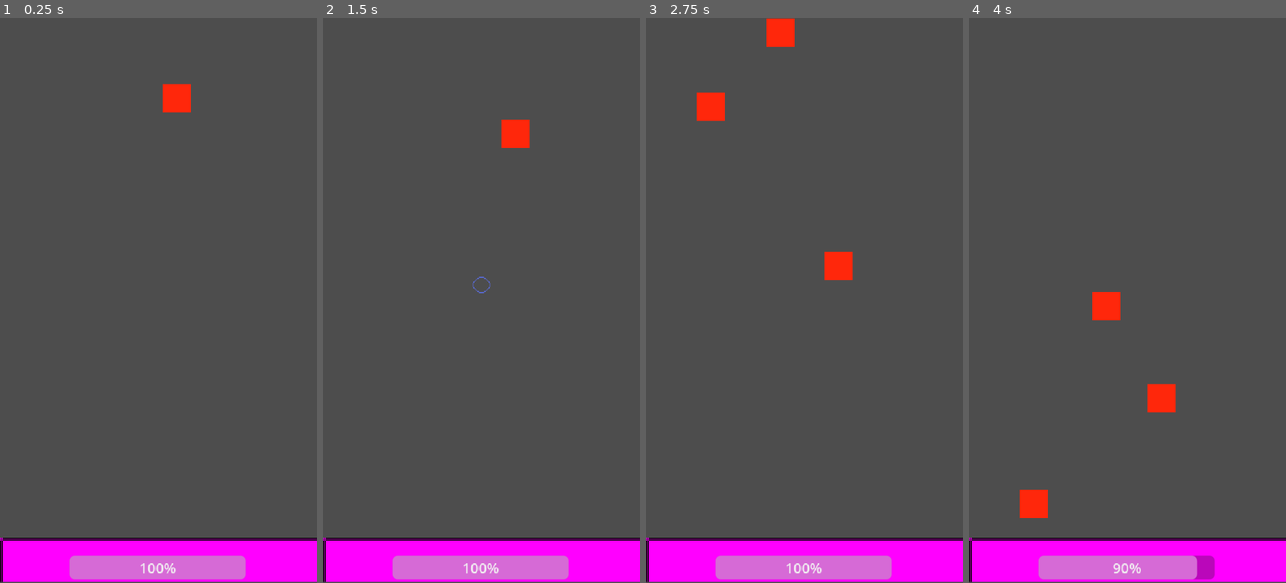
Above: before the commit, frames 1-4 (left to right).
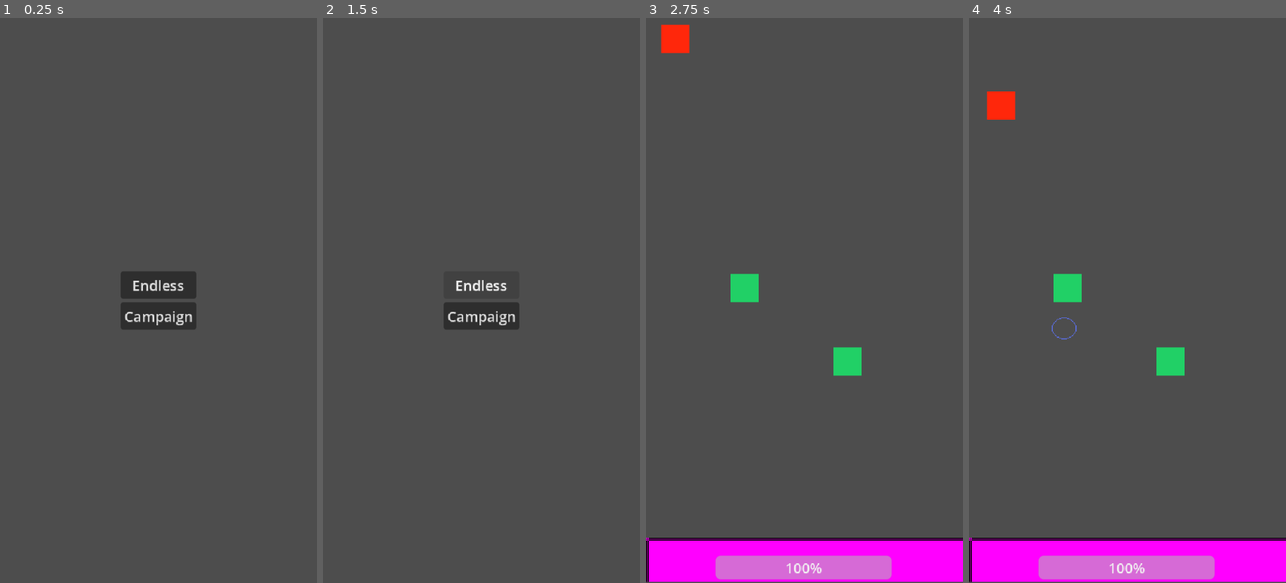
Above: after the commit, the same moments.

Repository: Mholliday6611/giant-siege
Game: Godot game, scene res://scenes/main_menu.tscn
The game is run twice, just before and just after one commit, with the same random seed, the same clock (stepped at 60 frames per second) and the same inputs. Before the commit the project starts from res://scenes/game_world.tscn.
Inputs (mouse positions are in pixels of both pictures, inside the frame that each line leads up to):
- Up to frame 1 (0.25 s): no input
- Up to frame 2 (1.5 s): click (481, 283) at 0.5 s, where only the run after the commit has a clickable "Endless"; click (481, 283) at 1.25 s, where only the run after the commit has a clickable "Endless"
- Up to frame 3 (2.75 s): click (804, 317) at 2 s, where only the run after the commit has a clickable "Campaign"
- Up to frame 4 (4 s): move the mouse to (1197, 272) at 2.77 s; press the mouse at (1197, 272) at 2.78 s; move the mouse to (1064, 328) at 3.52 s; release the mouse at (1064, 328) at 3.53 s; click (1064, 328) at 3.6 s

The runs differ from the first frame. In frame 1, 10% of the frame differs, in the area x 0-100%, y 11-100%; in frame 2, 9.6%; in frame 3, 2.7%; in frame 4, 3.2%.

Commit message:
Testing dragging on mobile, added draggable citizen, pathing for enemies

Diff:
--- a/enemy_spawner.gd
+++ /dev/null
@@ -1,36 +0,0 @@
-extends Area2D
-
-@export var enemy_scene: PackedScene = preload("res://scenes/enemy.tscn")
-#@export var enemy_amount = 5
-@onready var collision_shape: CollisionShape2D = $CollisionShape2D
-var should_spawn = true
-
-func _physics_process(delta: float) -> void:
-	if should_spawn:
-		should_spawn = false
-		spawn_enemy()
-
-func spawn_enemy():
-	if not enemy_scene or not collision_shape.shape is RectangleShape2D:
-		return
-	# 1. Get the rectangle extents and center
-	var shape: RectangleShape2D = collision_shape.shape as RectangleShape2D
-	var extents: Vector2 = shape.size / 2
-	var center: Vector2 = collision_shape.global_position
-	print(center)
-	print(extents)
-	# 2. Calculate a random position inside the Area2D
-	var random_x = randf_range(-extents.x, extents.x)
-	var random_y = randf_range(-extents.y, extents.y)
-	var spawn_pos = center + Vector2(random_x, random_y)
-	print(spawn_pos)
-	# 3. Instantiate and place the enemy
-	var enemy_instance = enemy_scene.instantiate()
-	var enemy_speed = randi_range(1,8)
-	enemy_instance.SPEED = enemy_speed
-	enemy_instance.global_position = spawn_pos
-	# Add to scene (use call_deferred if spawning during physics processing)
-	get_parent().add_child(enemy_instance)
-	var delay = randf_range(.1,2)
-	await get_tree().create_timer(delay).timeout
-	should_spawn = true
--- a/project.godot
+++ b/project.godot
@@ -11,7 +11,7 @@
 [application]
 
 config/name="GiantSiege"
-run/main_scene="uid://o0j36srxjy86"
+run/main_scene="uid://cxt6arccdlqoc"
 config/features=PackedStringArray("4.6", "GL Compatibility")
 config/icon="res://icon.svg"
 
--- /dev/null
+++ b/scenes/Levels/Level1/level_1.tscn
@@ -0,0 +1,15 @@
+[gd_scene format=3 uid="uid://cqvtf7iahw6pd"]
+
+[ext_resource type="PackedScene" uid="uid://o0j36srxjy86" path="res://scenes/game_world.tscn" id="1_dcdww"]
+[ext_resource type="PackedScene" uid="uid://tyefx43gyss4" path="res://scenes/citizen.tscn" id="2_k7a52"]
+
+[node name="Level1" type="Node2D" unique_id=406393790]
+
+[node name="GameWorld" parent="." unique_id=404435621 instance=ExtResource("1_dcdww")]
+waves = 2
+
+[node name="Citizen" parent="." unique_id=1736395255 instance=ExtResource("2_k7a52")]
+position = Vector2(112, 306)
+
+[node name="Citizen2" parent="." unique_id=2124501810 instance=ExtResource("2_k7a52")]
+position = Vector2(229, 389)
--- /dev/null
+++ b/scenes/Levels/Level1/waves/wave_1.tscn
@@ -0,0 +1,25 @@
+[gd_scene format=3 uid="uid://bm5j1673dqqp3"]
+
+[ext_resource type="Script" uid="uid://cvyvem5j583wv" path="res://scripts/classes/wave.gd" id="1_jpu3k"]
+[ext_resource type="PackedScene" uid="uid://dd11vde02imou" path="res://scenes/enemy.tscn" id="2_mqc0x"]
+
+[sub_resource type="Curve2D" id="Curve2D_jpu3k"]
+_data = {
+"points": PackedVector2Array(0, 0, 0, 0, 0, 17, 0, 0, 0, 0, 8, 182)
+}
+point_count = 2
+
+[node name="Wave1" type="Node2D" unique_id=847375866]
+script = ExtResource("1_jpu3k")
+metadata/_custom_type_script = "uid://cvyvem5j583wv"
+
+[node name="Enemies" type="Node" parent="." unique_id=87890856]
+
+[node name="Path2D" type="Path2D" parent="Enemies" unique_id=1017175576]
+position = Vector2(32, -16)
+curve = SubResource("Curve2D_jpu3k")
+
+[node name="Enemy" parent="Enemies" unique_id=374857170 node_paths=PackedStringArray("path_node") instance=ExtResource("2_mqc0x")]
+position = Vector2(32, -16)
+SPEED = 1
+path_node = NodePath("../Path2D")
--- /dev/null
+++ b/scenes/Levels/Level1/waves/wave_2.tscn
@@ -0,0 +1,15 @@
+[gd_scene format=3 uid="uid://cwt5uafv0hy4k"]
+
+[ext_resource type="PackedScene" uid="uid://dd11vde02imou" path="res://scenes/enemy.tscn" id="1_g7bnk"]
+[ext_resource type="Script" uid="uid://cvyvem5j583wv" path="res://scripts/classes/wave.gd" id="1_qmh8p"]
+
+[node name="Wave2" type="Node2D" unique_id=2136882068]
+script = ExtResource("1_qmh8p")
+metadata/_custom_type_script = "uid://cvyvem5j583wv"
+
+[node name="Enemies" type="Node" parent="." unique_id=2059945169]
+
+[node name="Enemy" parent="Enemies" unique_id=374857170 node_paths=PackedStringArray("path_node") instance=ExtResource("1_g7bnk")]
+position = Vector2(156, -15)
+SPEED = 1
+path_node = NodePath("")
--- /dev/null
+++ b/scenes/citizen.tscn
@@ -0,0 +1,54 @@
+[gd_scene format=3 uid="uid://tyefx43gyss4"]
+
+[ext_resource type="Script" uid="uid://csk1pnelj4u1n" path="res://scripts/citizen.gd" id="1_ae6px"]
+[ext_resource type="Script" uid="uid://dxftpm8o6ya47" path="res://scripts/classes/hurtbox.gd" id="2_dxyr4"]
+[ext_resource type="Script" uid="uid://yutairqi0jer" path="res://scripts/components/health_component.gd" id="3_0c1wn"]
+[ext_resource type="Script" uid="uid://eyl5cjwlrry6" path="res://scripts/classes/grab_box.gd" id="4_dxyr4"]
+
+[sub_resource type="RectangleShape2D" id="RectangleShape2D_a8kvq"]
+size = Vector2(32, 32)
+
+[sub_resource type="RectangleShape2D" id="RectangleShape2D_0c1wn"]
+size = Vector2(33, 32)
+
+[node name="Citizen" type="Node2D" unique_id=1736395255]
+script = ExtResource("1_ae6px")
+
+[node name="ColorRect" type="ColorRect" parent="." unique_id=489691395]
+anchors_preset = 8
+anchor_left = 0.5
+anchor_top = 0.5
+anchor_right = 0.5
+anchor_bottom = 0.5
+offset_left = -16.0
+offset_top = -16.0
+offset_right = 16.0
+offset_bottom = 16.0
+grow_horizontal = 2
+grow_vertical = 2
+color = Color(0.12941177, 0.8156863, 0.4, 1)
+
+[node name="HurtBox" type="Area2D" parent="." unique_id=934198007 node_paths=PackedStringArray("health_component")]
+collision_mask = 2
+script = ExtResource("2_dxyr4")
+health_component = NodePath("../HealthComponent")
+metadata/_custom_type_script = "uid://dxftpm8o6ya47"
+
+[node name="CollisionShape2D" type="CollisionShape2D" parent="HurtBox" unique_id=2112320528]
+shape = SubResource("RectangleShape2D_a8kvq")
+
+[node name="HealthComponent" type="Node" parent="." unique_id=2005282222]
+script = ExtResource("3_0c1wn")
+metadata/_custom_type_script = "uid://yutairqi0jer"
+
+[node name="GrabBox" type="Area2D" parent="." unique_id=793652978]
+collision_layer = 4
+collision_mask = 4
+script = ExtResource("4_dxyr4")
+metadata/_custom_type_script = "uid://eyl5cjwlrry6"
+
+[node name="CollisionShape2D" type="CollisionShape2D" parent="GrabBox" unique_id=319052757]
+shape = SubResource("RectangleShape2D_0c1wn")
+
+[connection signal="enter_grab_mode" from="GrabBox" to="." method="_on_grab_box_enter_grab_mode"]
+[connection signal="exit_grab_mode" from="GrabBox" to="." method="_on_grab_box_exit_grab_mode"]
--- a/scenes/enemy_spawner.tscn
+++ b/scenes/enemy_spawner.tscn
@@ -1,8 +1,5 @@
 [gd_scene format=3 uid="uid://e27ubdi7p8sy"]
-
-[ext_resource type="Script" uid="uid://d1lmpd05kyot5" path="res://enemy_spawner.gd" id="1_ks1gq"]
 
 [node name="EnemySpawner" type="Area2D" unique_id=1484531503]
 collision_layer = 4
 collision_mask = 4
-script = ExtResource("1_ks1gq")
--- a/scenes/game_world.gd
+++ /dev/null
@@ -1,19 +0,0 @@
-extends Node2D
-
-@onready var gamve_over_ui: CenterContainer = $GamveOverUI
-
-# Called when the node enters the scene tree for the first time.
-func _ready() -> void:
-	GameManager.gameover.connect(trigger_gameover)
-
-
-# Called every frame. 'delta' is the elapsed time since the previous frame.
-func _process(delta: float) -> void:
-	pass
-
-func trigger_gameover():
-	gamve_over_ui.visible = true
-
-
-func _on_button_pressed() -> void:
-	GameManager.handle_game_reset()
--- a/scenes/game_world.tscn
+++ b/scenes/game_world.tscn
@@ -1,7 +1,7 @@
 [gd_scene format=3 uid="uid://o0j36srxjy86"]
 
 [ext_resource type="PackedScene" uid="uid://dqrok77spng11" path="res://scenes/player.tscn" id="1_47u71"]
-[ext_resource type="Script" uid="uid://ul77pyca3bmt" path="res://scenes/game_world.gd" id="1_ywgp6"]
+[ext_resource type="Script" uid="uid://ul77pyca3bmt" path="res://scripts/game_world.gd" id="1_ywgp6"]
 [ext_resource type="PackedScene" uid="uid://e27ubdi7p8sy" path="res://scenes/enemy_spawner.tscn" id="2_47u71"]
 
 [sub_resource type="RectangleShape2D" id="RectangleShape2D_ywgp6"]
@@ -11,6 +11,8 @@
 script = ExtResource("1_ywgp6")
 
 [node name="EnemySpawner" parent="." unique_id=1484531503 instance=ExtResource("2_47u71")]
+position = Vector2(-1, 0)
+script = null
 
 [node name="CollisionShape2D" type="CollisionShape2D" parent="EnemySpawner" unique_id=1670503806]
 position = Vector2(197, 30)
--- /dev/null
+++ b/scenes/main_menu.tscn
@@ -0,0 +1,40 @@
+[gd_scene format=3 uid="uid://cxt6arccdlqoc"]
+
+[ext_resource type="Script" uid="uid://3ycte73e3ao4" path="res://scripts/main_menu.gd" id="1_l6cm7"]
+
+[node name="MainMenu" type="Node2D" unique_id=708451699]
+script = ExtResource("1_l6cm7")
+
+[node name="Control" type="Control" parent="." unique_id=1415957437]
+layout_mode = 3
+anchors_preset = 0
+offset_right = 360.0
+offset_bottom = 640.0
+
+[node name="CenterContainer" type="VBoxContainer" parent="Control" unique_id=233509261]
+layout_mode = 1
+anchors_preset = 8
+anchor_left = 0.5
+anchor_top = 0.5
+anchor_right = 0.5
+anchor_bottom = 0.5
+offset_left = -43.0
+offset_top = -33.0
+offset_right = 43.0
+offset_bottom = 33.0
+grow_horizontal = 2
+grow_vertical = 2
+size_flags_horizontal = 0
+size_flags_vertical = 4
+
+[node name="EndlessMode" type="Button" parent="Control/CenterContainer" unique_id=739413627]
+layout_mode = 2
+text = "Endless"
+
+[node name="CampaignMode" type="Button" parent="Control/CenterContainer" unique_id=710151652]
+layout_mode = 2
+text = "Campaign
+"
+
+[connection signal="pressed" from="Control/CenterContainer/EndlessMode" to="." method="_on_endless_mode_pressed"]
+[connection signal="pressed" from="Control/CenterContainer/CampaignMode" to="." method="_on_campaign_mode_pressed"]
--- a/scenes/player.tscn
+++ b/scenes/player.tscn
@@ -6,6 +6,8 @@
 
 [sub_resource type="RectangleShape2D" id="RectangleShape2D_qlg0r"]
 size = Vector2(360, 50)
+
+[sub_resource type="RectangleShape2D" id="RectangleShape2D_qhqgy"]
 
 [sub_resource type="PlaceholderTexture2D" id="PlaceholderTexture2D_qhqgy"]
 size = Vector2(360, 50)
@@ -23,6 +25,13 @@
 [node name="CollisionShape2D" type="CollisionShape2D" parent="HurtBox" unique_id=1669888046]
 shape = SubResource("RectangleShape2D_qlg0r")
 
+[node name="GrabberBox" type="Area2D" parent="." unique_id=2092789330]
+collision_mask = 4
+
+[node name="CollisionShape2D" type="CollisionShape2D" parent="GrabberBox" unique_id=1504878255]
+shape = SubResource("RectangleShape2D_qhqgy")
+debug_color = Color(0.45650494, 0.21965066, 0.15956888, 0.91764706)
+
 [node name="HealthComponent" type="Node" parent="." unique_id=911432742]
 script = ExtResource("3_dqkch")
 health = 100
@@ -37,5 +46,7 @@
 offset_right = 99.0
 offset_bottom = 22.0
 
+[connection signal="area_entered" from="GrabberBox" to="." method="_on_grabber_box_area_entered"]
+[connection signal="area_exited" from="GrabberBox" to="." method="_on_grabber_box_area_exited"]
 [connection signal="damage_received" from="HealthComponent" to="." method="_on_health_component_damage_received"]
 [connection signal="died" from="HealthComponent" to="." method="_on_health_component_died"]
--- /dev/null
+++ b/scenes/test_scene.tscn
@@ -0,0 +1,18 @@
+[gd_scene format=3 uid="uid://cntr26ned3sjj"]
+
+[ext_resource type="PackedScene" uid="uid://dqrok77spng11" path="res://scenes/player.tscn" id="1_j8ivh"]
+[ext_resource type="PackedScene" uid="uid://tyefx43gyss4" path="res://scenes/citizen.tscn" id="2_nd71p"]
+
+[node name="Node2D" type="Node2D" unique_id=1746536746]
+
+[node name="Player" parent="." unique_id=267862108 instance=ExtResource("1_j8ivh")]
+position = Vector2(180, 618)
+
+[node name="Citizen" parent="." unique_id=1736395255 instance=ExtResource("2_nd71p")]
+position = Vector2(131, 351)
+
+[node name="Citizen2" parent="." unique_id=517236988 instance=ExtResource("2_nd71p")]
+position = Vector2(236, 240)
+
+[node name="Citizen3" parent="." unique_id=1599425944 instance=ExtResource("2_nd71p")]
+position = Vector2(226, 455)
--- /dev/null
+++ b/scripts/citizen.gd
@@ -0,0 +1,23 @@
+extends Node2D
+
+var in_grab_mode = false
+var offset = 0
+# Called when the node enters the scene tree for the first time.
+func _ready() -> void:
+	pass # Replace with function body.
+
+
+# Called every frame. 'delta' is the elapsed time since the previous frame.
+func _physics_process(delta: float) -> void:
+	if in_grab_mode:
+		global_position = get_global_mouse_position() - offset
+
+func _on_grab_box_enter_grab_mode() -> void:
+	print("in grab mode")
+	in_grab_mode = true
+	offset = get_global_mouse_position() - global_position
+
+
+func _on_grab_box_exit_grab_mode() -> void:
+	print("Exit grab mode")
+	in_grab_mode = false
--- /dev/null
+++ b/scripts/classes/grab_box.gd
@@ -0,0 +1,8 @@
+extends Area2D
+class_name GrabBox
+
+signal enter_grab_mode
+signal exit_grab_mode
+
+func _ready() -> void:
+	monitoring = false
--- /dev/null
+++ b/scripts/classes/wave.gd
@@ -0,0 +1,27 @@
+extends Node2D
+class_name Wave
+
+@onready var enemy_container = $Enemies
+var active_enemies: int = 0
+signal wave_finished
+
+# Called when the node enters the scene tree for the first time.
+func _ready() -> void:
+	var enemies = enemy_container.get_children()
+	active_enemies = enemies.size()
+	for enemy in enemies:
+		print(enemy.has_signal("died"))
+		if enemy.has_signal("died"):
+			enemy.died.connect(_on_enemy_died)
+
+
+func _on_enemy_died() -> void:
+	print("Enemy Died")
+	active_enemies -= 1
+
+	if active_enemies <= 0:
+		_on_all_enemies_dead()
+
+func _on_all_enemies_dead() ->void:
+	print("All Enemies Died")
+	wave_finished.emit()
--- a/scripts/components/health_component.gd
+++ b/scripts/components/health_component.gd
@@ -7,9 +7,9 @@
 signal damage_received
 
 func take_damage(amount):
-	print("CALLED")
 	health -= amount
 	if health <= 0:
+		print("died")
 		died.emit()
 		return
 	damage_received.emit()
--- a/scripts/enemy.gd
+++ b/scripts/enemy.gd
@@ -1,20 +1,47 @@
 extends Node2D
 
 @export var SPEED = 5
+@export var delay_time: int
+@export var path_node: Path2D
+@onready var health_component: HealthComponent = $HealthComponent
 
+var points: PackedVector2Array = []
+var current_point_index: int = 0
+var is_waiting = false
+
+signal died
 # Called when the node enters the scene tree for the first time.
 func _ready() -> void:
-	print(global_position)
+	if delay_time > 0:
+		is_waiting = true
+		await get_tree().create_timer(delay_time).timeout
+		is_waiting = false
 
+	if path_node:
+		points = path_node.curve.get_baked_points()
+		print(points.size())
+		print(points[-1] + path_node.global_position)
 
 # Called every frame. 'delta' is the elapsed time since the previous frame.
 func _physics_process(delta: float) -> void:
-	position.y += SPEED
-
+	if not is_waiting:
+		if !path_node:
+			position.y += SPEED
+		else:
+			if points.is_empty() or current_point_index >= points.size():
+				return
+			var target_pos = points[current_point_index] + path_node.global_position
+			var direction = (target_pos - position).normalized()
+			position += direction * SPEED
+			print("TARGET:", target_pos)
+			if global_position.distance_to(target_pos) < 10.0:
+				current_point_index += 1
 
 func _on_health_component_died() -> void:
+	died.emit()
 	queue_free()
 
 func _on_hit_box_area_entered(area: Area2D) -> void:
 	if area.is_in_group("base"):
+		died.emit()
 		queue_free()
--- a/scripts/game_manager.gd
+++ b/scripts/game_manager.gd
@@ -11,3 +11,10 @@
 func handle_game_reset():
 	get_tree().paused = false
 	get_tree().reload_current_scene()
+
+func start_game(type):
+	if type == "campaign":
+		get_tree().change_scene_to_file("res://scenes/Levels/Level1/level_1.tscn")
+#		load scene
+	else:
+		pass
--- /dev/null
+++ b/scripts/game_world.gd
@@ -0,0 +1,62 @@
+extends Node2D
+
+@onready var gamve_over_ui: CenterContainer = $GamveOverUI
+@onready var enemy_spawner: Area2D = $EnemySpawner
+@onready var enemy_scene: PackedScene = preload("res://scenes/enemy.tscn")
+
+@export var waves: int
+@export var use_waves: bool = true
+var wave_number = 1
+
+
+# Called when the node enters the scene tree for the first time.
+func _ready() -> void:
+	GameManager.gameover.connect(trigger_gameover)
+	spawn_waves()
+
+# Called every frame. 'delta' is the elapsed time since the previous frame.
+func _process(delta: float) -> void:
+	pass
+
+func spawn_waves():
+	if(wave_number > waves):
+		return
+#		Add in instructions to end level
+	print("Start Wave", wave_number)
+	var parent_name = get_tree().current_scene.name
+	var wave_scene = "res://scenes/Levels/{level}/waves/wave_{wave}.tscn".format({"level": parent_name, "wave": wave_number})
+	var wave = load(wave_scene)
+	wave_number += 1
+	var wave_instance: Wave = wave.instantiate()
+	wave_instance.wave_finished.connect(spawn_waves)
+	get_parent().add_child.call_deferred(wave_instance)
+
+func spawn_enemy_randomly():
+	if not enemy_scene or not enemy_spawner.collision_shape.shape is RectangleShape2D:
+		return
+	# 1. Get the rectangle extents and center
+	var shape: RectangleShape2D = enemy_spawner.collision_shape.shape as RectangleShape2D
+	var extents: Vector2 = shape.size / 2
+	var center: Vector2 = enemy_spawner.collision_shape.global_position
+	print(center)
+	print(extents)
+	# 2. Calculate a random position inside the Area2D
+	var random_x = randf_range(-extents.x, extents.x)
+	var random_y = randf_range(-extents.y, extents.y)
+	var spawn_pos = center + Vector2(random_x, random_y)
+	print(spawn_pos)
+	# 3. Instantiate and place the enemy
+	var enemy_instance = enemy_scene.instantiate()
+	var enemy_speed = randi_range(1,8)
+	enemy_instance.SPEED = enemy_speed
+	enemy_instance.global_position = spawn_pos
+	# Add to scene (use call_deferred if spawning during physics processing)
+	get_parent().add_child(enemy_instance)
+	var delay = randf_range(.1,2)
+	await get_tree().create_timer(delay).timeout
+
+func trigger_gameover():
+	gamve_over_ui.visible = true
+
+func _on_button_pressed() -> void:
+	GameManager.handle_game_reset()
--- /dev/null
+++ b/scripts/main_menu.gd
@@ -0,0 +1,19 @@
+extends Node2D
+
+
+# Called when the node enters the scene tree for the first time.
+func _ready() -> void:
+	pass # Replace with function body.
+
+
+# Called every frame. 'delta' is the elapsed time since the previous frame.
+func _process(delta: float) -> void:
+	pass
+
+
+func _on_endless_mode_pressed() -> void:
+	GameManager.start_game("endless")
+
+
+func _on_campaign_mode_pressed() -> void:
+	GameManager.start_game("campaign")
--- a/scripts/player.gd
+++ b/scripts/player.gd
@@ -1,21 +1,47 @@
 extends Node2D
 
 @export var attack: PackedScene = preload("res://scenes/attack.tscn")
-@onready var progress_bar: ProgressBar = $ProgressBar
+@onready var health_bar: ProgressBar = $ProgressBar
 @onready var health_component: HealthComponent = $HealthComponent
+@onready var grabber_box: Area2D = $GrabberBox
 
 var attack_delay = 0.33
 var can_attack = true
+var held_time: float = 0
+var is_grabbing = false
+var is_dragging = false
+var could_grab = null
 # Called when the node enters the scene tree for the first time.
 func _ready() -> void:
-	progress_bar.value = health_component.health
+	health_bar.value = health_component.health
 
 
 # Called every frame. 'delta' is the elapsed time since the previous frame.
 func _physics_process(delta: float) -> void:
-	if Input.is_action_pressed("press") and can_attack:
-		attack_handler()
-
+	grabber_box.global_position = get_global_mouse_position()
+	if Input.is_action_pressed("press"):
+		held_time += delta
+		#Check can grab logic here
+		if held_time > .15 and could_grab and !is_grabbing:
+			if could_grab && could_grab.has_signal("enter_grab_mode"):
+				#idk if I love this
+				could_grab.enter_grab_mode.emit()
+				is_grabbing = true
+		elif is_grabbing:
+			pass
+		else:
+			is_dragging = true
+	if Input.is_action_just_released("press"):
+		print("Released")
+		if is_grabbing:
+			could_grab.exit_grab_mode.emit()
+			could_grab = null
+			is_grabbing = false
+			#release
+		elif held_time < .15 and can_attack:
+			attack_handler()
+		held_time = 0
+		is_dragging = false
 
 func attack_handler() -> void:
 	var attack_instance = attack.instantiate()
@@ -28,10 +54,20 @@
 
 func _on_health_component_damage_received() -> void:
 	print("Hit")
-	progress_bar.value = health_component.health
+	health_bar.value = health_component.health
 
 
 func _on_health_component_died() -> void:
 	print("Hit")
-	progress_bar.value = health_component.health
+	health_bar.value = health_component.health
 	GameManager.handle_gameover()
+
+
+func _on_grabber_box_area_entered(area: Area2D) -> void:
+	if !is_dragging and !is_grabbing:
+		could_grab = area
+
+
+func _on_grabber_box_area_exited(area: Area2D) -> void:
+	if !is_dragging and !is_grabbing:
+		could_grab = null
--- /dev/null
+++ b/scripts/resources/enemy_data.gd
@@ -0,0 +1,4 @@
+extends Resource
+class_name EnemyData
+
+@export var starting_point: Vector2
Not shown, removed: enemy_spawner.gd.uid
Not shown, added: scripts/citizen.gd.uid
Not shown, added: scripts/classes/grab_box.gd.uid
Not shown, added: scripts/classes/wave.gd.uid
Renamed: scenes/game_world.gd.uid -> scripts/game_world.gd.uid
Not shown, added: scripts/main_menu.gd.uid
Not shown, added: scripts/resources/enemy_data.gd.uid
